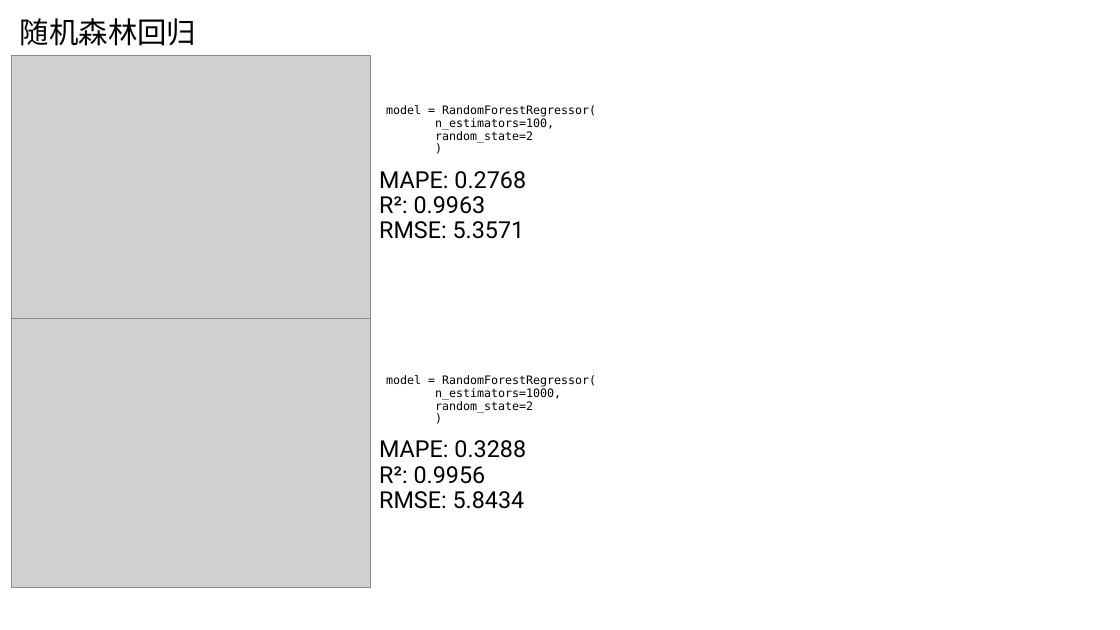
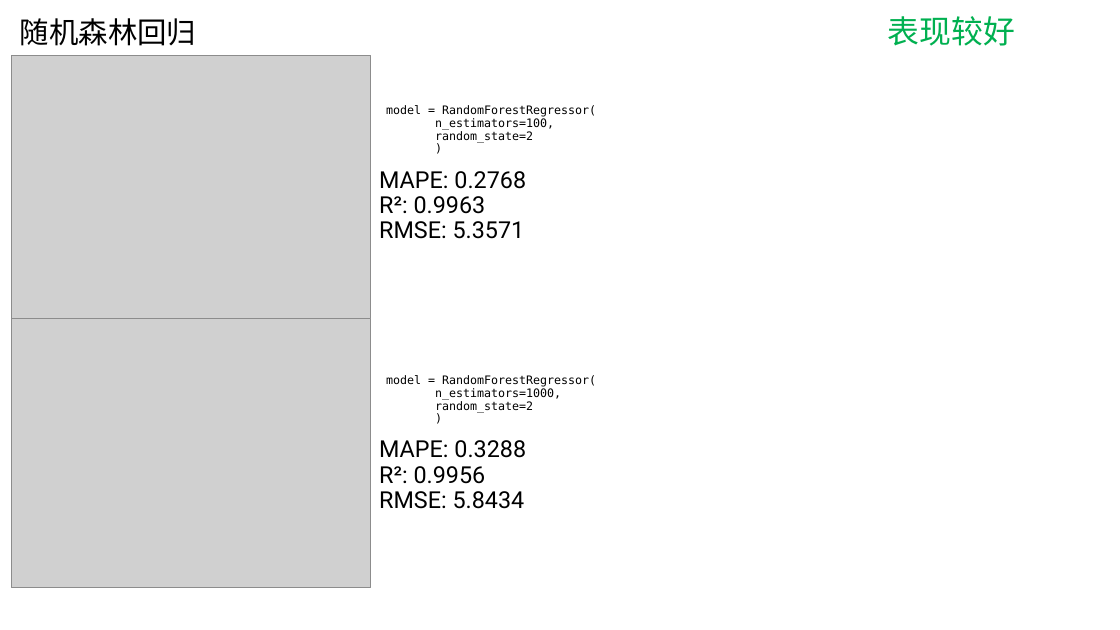
Before and after one commit to AE-26710/Time-Prediction, a slide deck: slide 2 of R5.pptx (slide 3 before the commit). Drawn at 1120x630 pixels with LibreOffice and Linux fonts; fonts in the diff are those of the drawing; grey boxes stand for pictures. Boxes give left, top, right and bottom in pixels: in the first picture for what was removed or moved away, otherwise in the second. Text is boxed around its words. In the diff, an @@ line names an element or a change of style, - is before the commit and + after.

```diff
--- a/R5.pptx
+++ b/R5.pptx
@@ text added at [888,16,1015,46], 27.3 pt, text #00B050 @@
+表现较好
```
Also in this commit, not shown: 8 other slides changed, 7 slides added, 12 other files.
